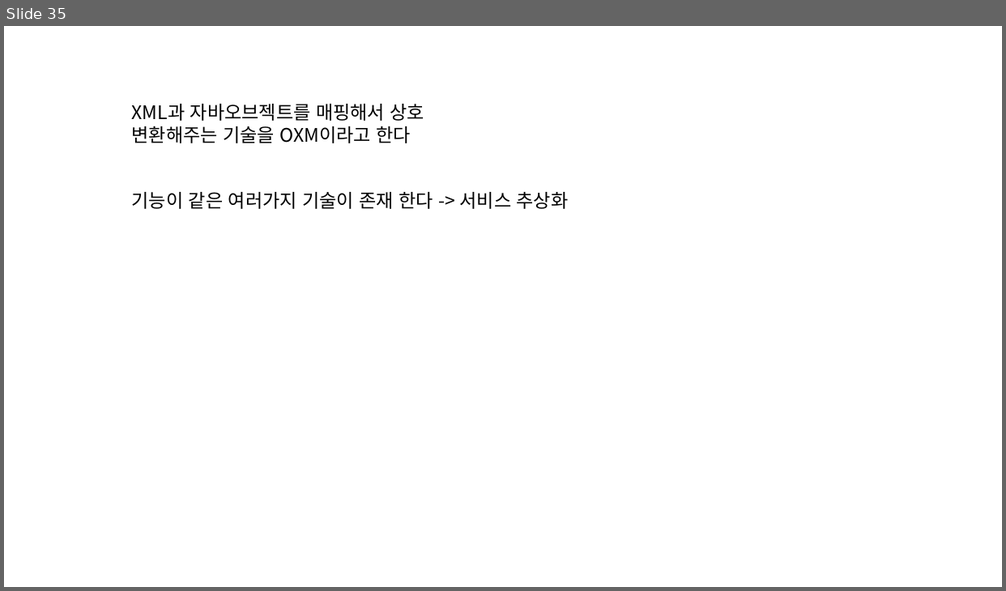
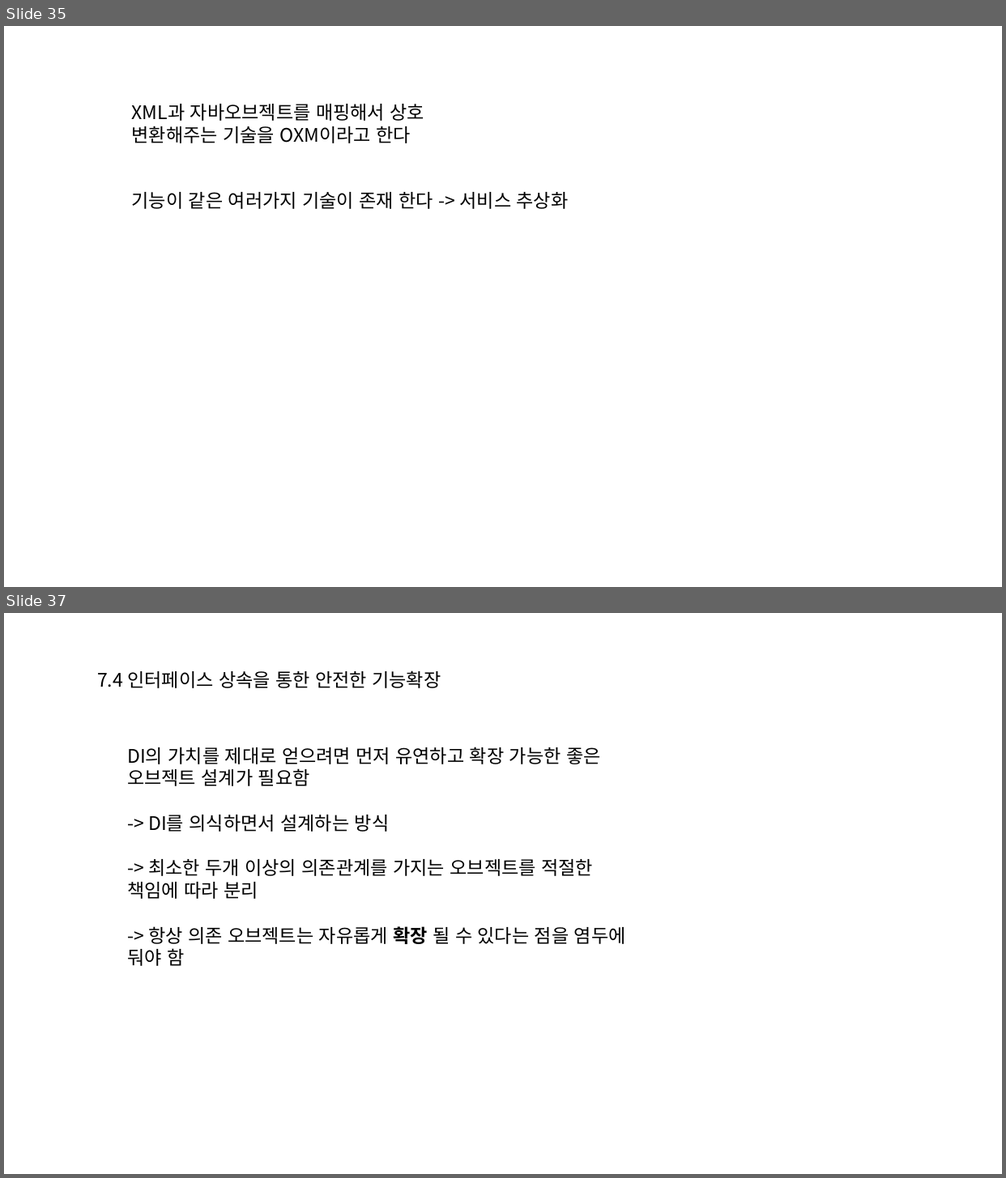
Before and after one commit to eongss/testproject, a slide deck: 프레젠테이션1.pptx. Shown one above the other, each under a label of ours: slide 35 before the commit, slides 35 and 37 after it; the slides between them are not shown. The pictures are 1006x591 and 1006x1178 pixels, drawn with LibreOffice and Linux fonts; fonts in the diff are those of the drawing. Boxes give left, top, right and bottom in pixels: in the first picture for what was removed or moved away, otherwise in the second. Text is boxed around its words. In the diff, an @@ line names an element or a change of style, - is before the commit and + after.

```diff
--- a/프레젠테이션1.pptx
+++ b/프레젠테이션1.pptx
@@ slide 37 added at (4, 613, 1002, 1174), background #FFFFFF @@
@@ text added at (97, 671, 441, 688), 18 pt, text #000000 @@
+7.4 인터페이스 상속을 통한 안전한 기능확장
@@ text added at (127, 747, 626, 966), 18 pt, text #000000 @@
+DI의 가치를 제대로 얻으려면 먼저 유연하고 확장 가능한 좋은 오브젝트 설계가 필요함
+-> DI를 의식하면서 설계하는 방식
+-> 최소한 두개 이상의 의존관계를 가지는 오브젝트를 적절한 책임에 따라 분리
+-> 항상 의존 오브젝트는 자유롭게 확장 될 수 있다는 점을 염두에 둬야 함
```
Also in this commit, not shown: 17 other slides added, 2 slides removed, 1 other file.
